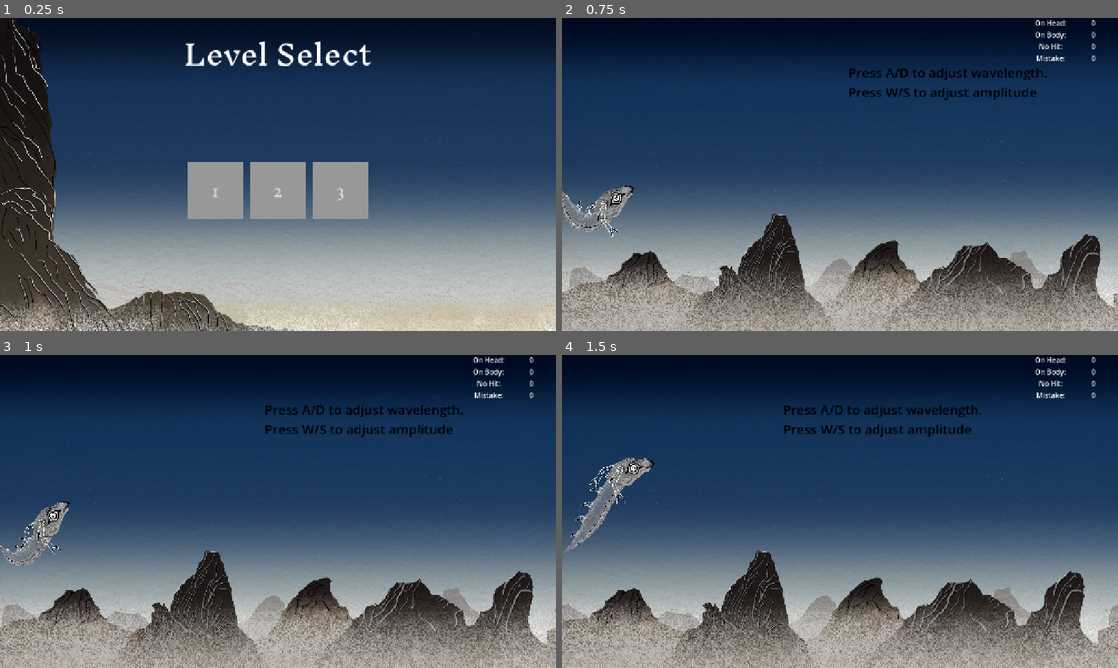
Above: before the commit, frames 1-4 (two rows, left to right).
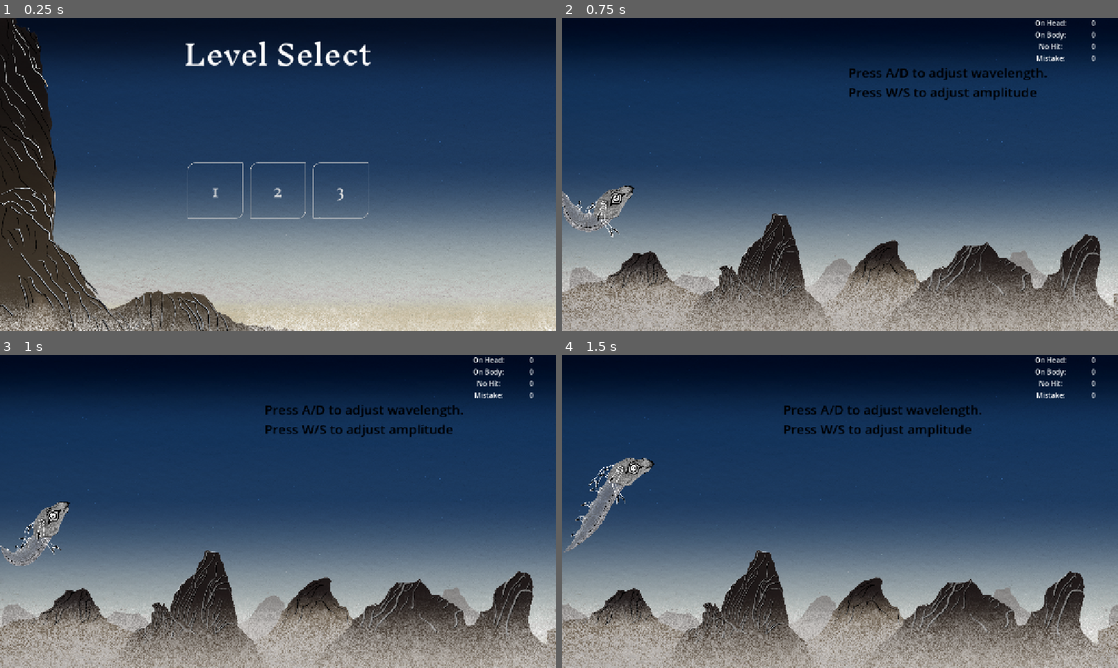
Above: after the commit, the same moments.

Repository: amap1380/waves
Game: Godot game, scene res://scenes/level_select.tscn
Same seed, same stepped clock (60 frames per second), same inputs: the game is played once before the commit and once after it.
Inputs:
- Up to frame 1 (0.25 s): no input
- Up to frame 2 (0.75 s): click "1" at 0.5 s
- Up to frame 3 (1 s): no input
- Up to frame 4 (1.5 s): tap A (left) at 1.25 s; hold D (right) from 1.28 s (still down)

The runs differ from the first frame. In frame 1, 5.2% of the frame differs, in the area x 33-67%, y 46-65%; in frame 2, nothing differs; in frame 3, nothing differs; in frame 4, nothing differs.

Commit message:
normal button changed

Diff:
--- a/scenes/level_button.tscn
+++ b/scenes/level_button.tscn
@@ -1,19 +1,28 @@
-[gd_scene load_steps=6 format=3 uid="uid://bgb8ykca2yih"]
+[gd_scene load_steps=7 format=3 uid="uid://bgb8ykca2yih"]
 
 [ext_resource type="FontFile" uid="uid://bfc1dsw0qnkd0" path="res://assets/InknutAntiqua-Regular.ttf" id="1_i0sit"]
 [ext_resource type="Script" uid="uid://cotyam0qdodi" path="res://scripts/level_button.gd" id="2_o8246"]
 
 [sub_resource type="StyleBoxFlat" id="StyleBoxFlat_o8246"]
+bg_color = Color(0.60038817, 0.60038817, 0.60038817, 0)
+border_width_left = 1
+border_width_top = 1
+border_width_right = 1
+border_width_bottom = 1
+corner_radius_top_left = 16
+corner_radius_bottom_right = 16
 
 [sub_resource type="StyleBoxFlat" id="StyleBoxFlat_hrusj"]
 bg_color = Color(0.28707156, 0.2400937, 0.1931151, 0.8)
-corner_radius_top_left = 32
-corner_radius_bottom_right = 32
+corner_radius_top_left = 16
+corner_radius_bottom_right = 16
 
 [sub_resource type="StyleBoxFlat" id="StyleBoxFlat_6g3el"]
 bg_color = Color(0.44672376, 0.38857287, 0.3133042, 0.8)
-corner_radius_top_left = 32
-corner_radius_bottom_right = 32
+corner_radius_top_left = 16
+corner_radius_bottom_right = 16
+
+[sub_resource type="StyleBoxEmpty" id="StyleBoxEmpty_o8246"]
 
 [node name="LevelButton" type="Button"]
 custom_minimum_size = Vector2(128, 128)
@@ -24,6 +33,7 @@
 theme_override_styles/normal = SubResource("StyleBoxFlat_o8246")
 theme_override_styles/pressed = SubResource("StyleBoxFlat_hrusj")
 theme_override_styles/hover = SubResource("StyleBoxFlat_6g3el")
+theme_override_styles/focus = SubResource("StyleBoxEmpty_o8246")
 text = "1"
 script = ExtResource("2_o8246")
 unlocked = false
